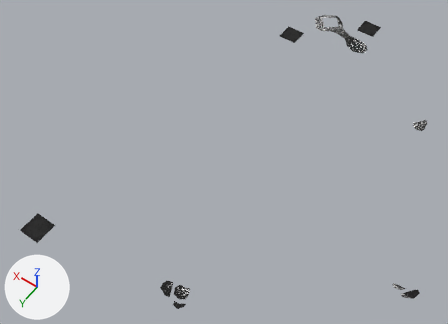
Before and after pictures for a commit that changed the OBJ model NewSonicThing/res/Models/Levels/NokiBay/NokiBayTransparent.obj.
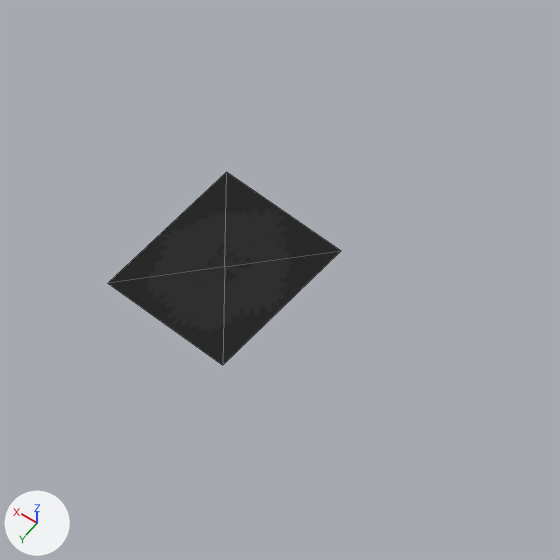
The first picture shows the older version from a 50 mm lens placed at (-747.0, 1699.0, 3622.0), pointed at (425.0, 58.0, 1044.0). The close-ups show both versions on the part from 1% to 20% of the width and 58% to 84% of the height of that picture; other places that the commit changed are outside them. The lights are fixed; the arrows at lower left show +X, +Y and +Z. The close-ups show mesh edges as thin lines. Where no turn or scale is listed for an object, it has been applied to the vertices.

Objects in the first close-up: 'NokiBayTransparent'.
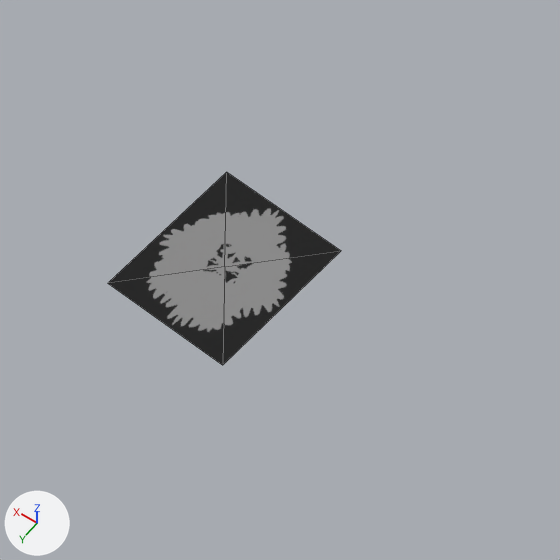
The newer file is also rescaled (x0.7) as a whole; pictures and numbers use the older file's frame.

Changed parts and their boxes (x1, y1, x2, y2) in the close-ups (560 x 560 px):
'NokiBayTransparent', surface changed (black to grey)
    both: (144, 205, 295, 335)

The edits, one by one:
Picture 'plam_ougiOG.png' (img_plam_ougiog_png) is new.
Material 'plam_ougi.png' (mat_plam_ougi_png) changes its picture from img_plam_ougi_png to img_plam_ougiog_png.
